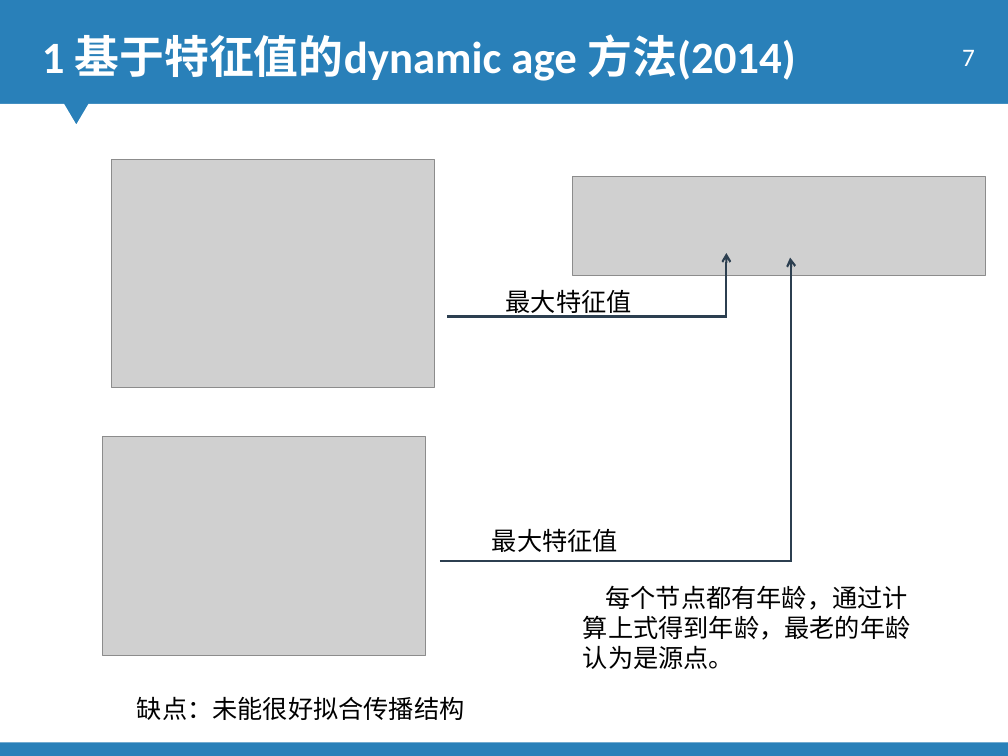
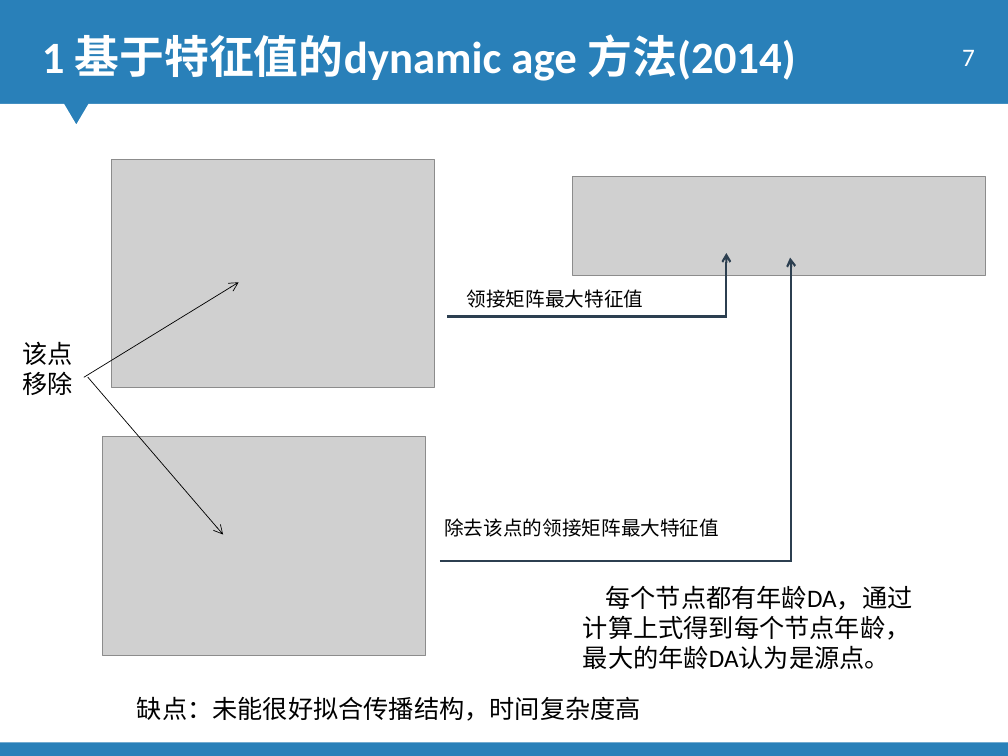
Before and after one commit to 15779235038/mypaper, a slide deck: slide 7 of jarden_center/main_code/single-multiple-source/baseon_setCover/鲍志强.pptx. Drawn at 1008x756 pixels with LibreOffice and Linux fonts; fonts in the diff are those of the drawing; grey boxes stand for pictures; background and template pictures are left out. Boxes give left, top, right and bottom in pixels: in the first picture for what was removed or moved away, otherwise in the second. Text is boxed around its words. In the diff, an @@ line names an element or a change of style, - is before the commit and + after.

```diff
--- a/jarden_center/main_code/single-multiple-source/baseon_setCover/鲍志强.pptx
+++ b/jarden_center/main_code/single-multiple-source/baseon_setCover/鲍志强.pptx
@@ arrow added from (84, 377) to (239, 282), #000000 0.5 pt @@
@@ text at [467,289,644,308]: text changed; size 18 to 14 pt @@
-最大特征值
+领接矩阵最大特征值
@@ text added at [22,341,72,395], 18 pt, text #000000 @@
+该点移除
@@ arrow added from (88, 377) to (223, 534), #000000 0.5 pt @@
@@ text at [444,518,719,537]: text changed; size 18 to 14 pt @@
-最大特征值
+除去该点的领接矩阵最大特征值
@@ text at [583,585,913,669]: text changed @@
-每个节点都有年龄，通过计算上式得到年龄，最老的年龄认为是源点。
+每个节点都有年龄DA，通过计算上式得到每个节点年龄，最大的年龄DA认为是源点。
@@ text at [137,696,641,721]: text changed @@
-缺点：未能很好拟合传播结构
+缺点：未能很好拟合传播结构，时间复杂度高
```
Also in this commit, not shown: 4 other slides changed, 1 slide added, 14 other files.
